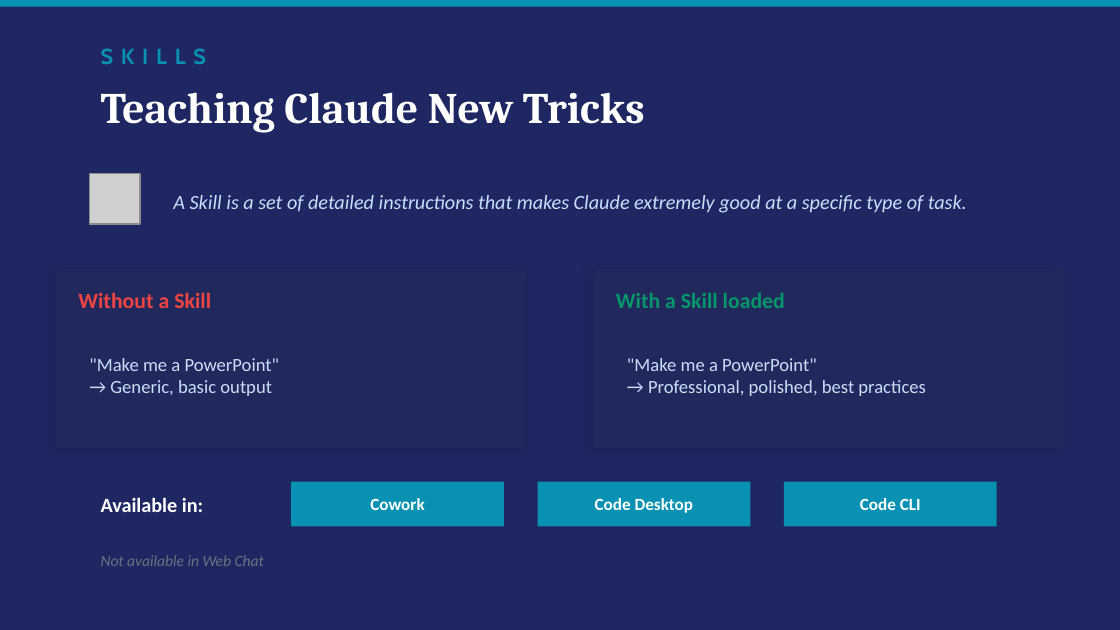
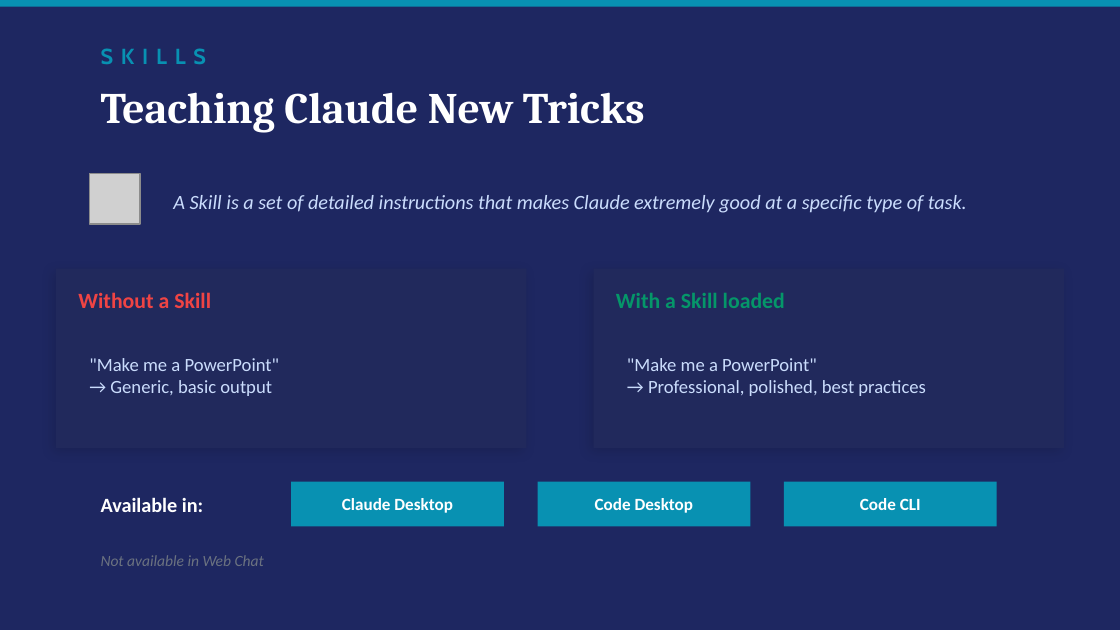
Before and after one commit to TAGarner25/ClaudeSetup, a slide deck: slide 8 of 1 - General Overview/1_Setup/pptx/The Complete Claude Setup Guide.pptx. Drawn at 1120x630 pixels with LibreOffice and Linux fonts; fonts in the diff are those of the drawing; grey boxes stand for pictures. Boxes give left, top, right and bottom in pixels: in the first picture for what was removed or moved away, otherwise in the second. Text is boxed around its words. In the diff, an @@ line names an element or a change of style, - is before the commit and + after.

```diff
--- a/1 - General Overview/1_Setup/pptx/The Complete Claude Setup Guide.pptx
+++ b/1 - General Overview/1_Setup/pptx/The Complete Claude Setup Guide.pptx
@@ text at (342,498,453,513): text changed @@
-Cowork
+Claude Desktop
```
Also in this commit, not shown: 4 other slides changed, 1 other file.
